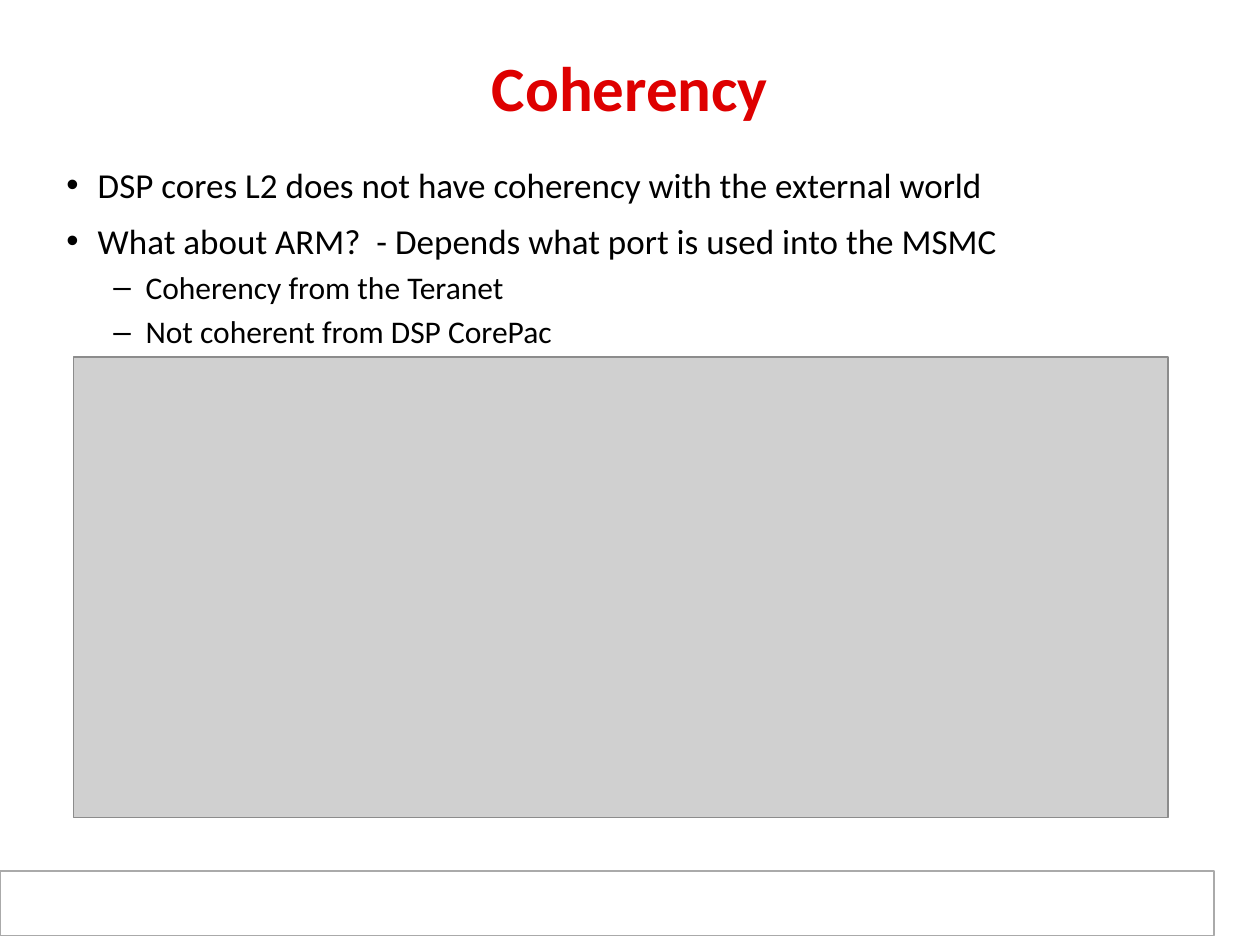
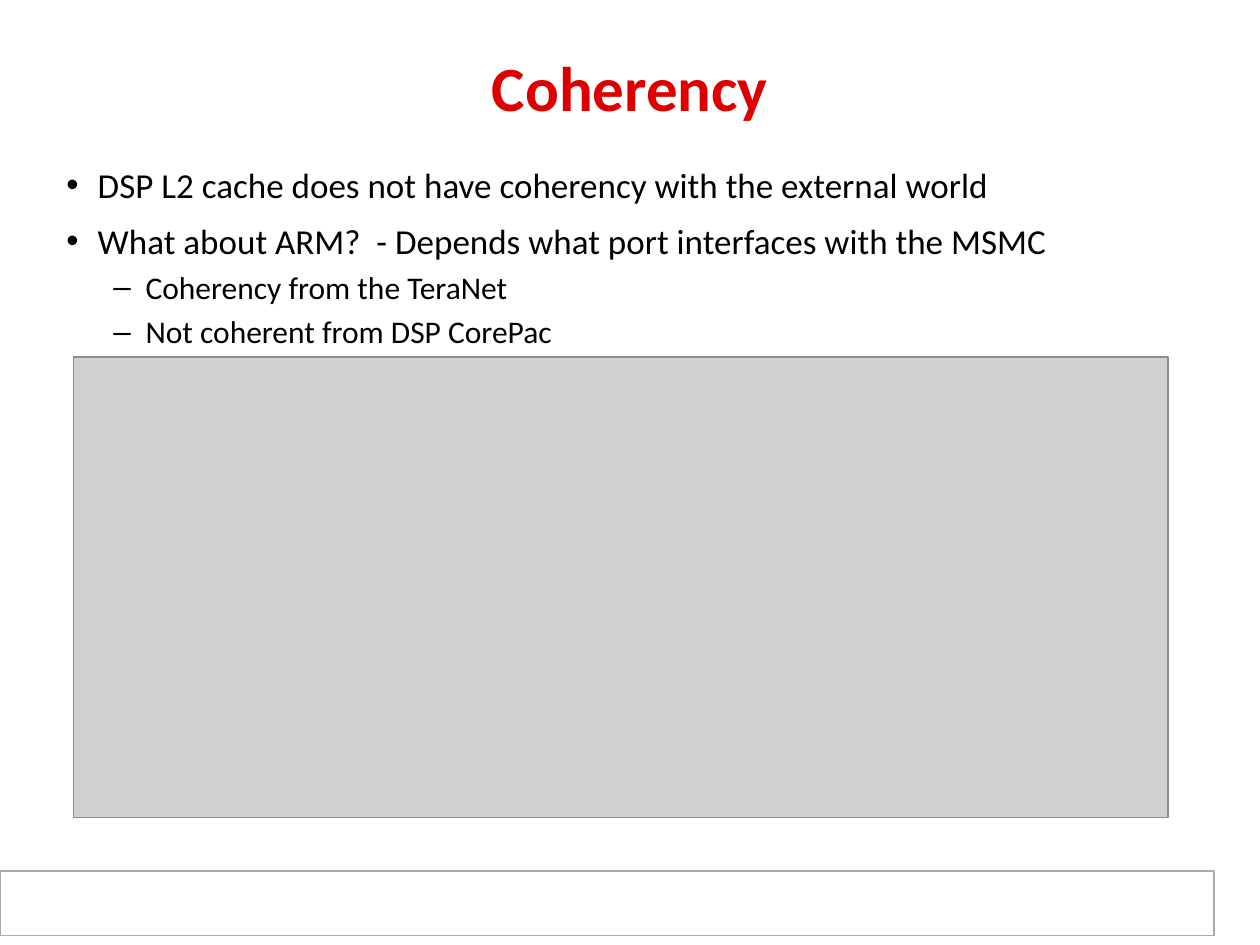
Before and after one commit to hari1989/keystone-workshop, a slide deck: slide 12 of preliminary/ipcForTI_RTOS_Internal.pptx (slide 13 before the commit). Drawn at 1260x945 pixels with LibreOffice and Linux fonts; fonts in the diff are those of the drawing; grey boxes stand for pictures; background and template pictures are left out. Boxes give left, top, right and bottom in pixels: in the first picture for what was removed or moved away, otherwise in the second. Text is boxed around its words. In the diff, an @@ line names an element or a change of style, - is before the commit and + after.

```diff
--- a/preliminary/ipcForTI_RTOS_Internal.pptx
+++ b/preliminary/ipcForTI_RTOS_Internal.pptx
@@ text at (x1=98, y1=173, x2=1046, y2=304): text changed @@
-• DSP cores L2 does not have coherency with the external world
-• What about ARM? - Depends what port is used into the MSMC
-  – Coherency from the Teranet
+• DSP L2 cache does not have coherency with the external world
+• What about ARM? - Depends what port interfaces with the MSMC
+  – Coherency from the TeraNet
```
Also in this commit, not shown: 18 other slides changed, 1 slide removed.
